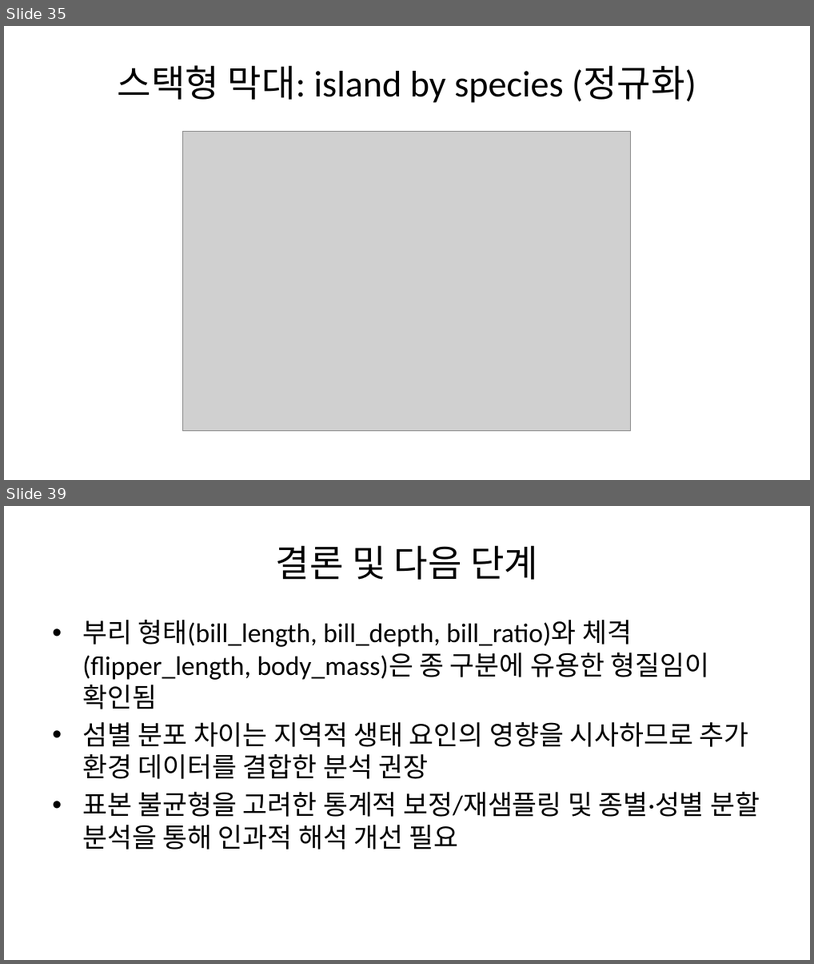
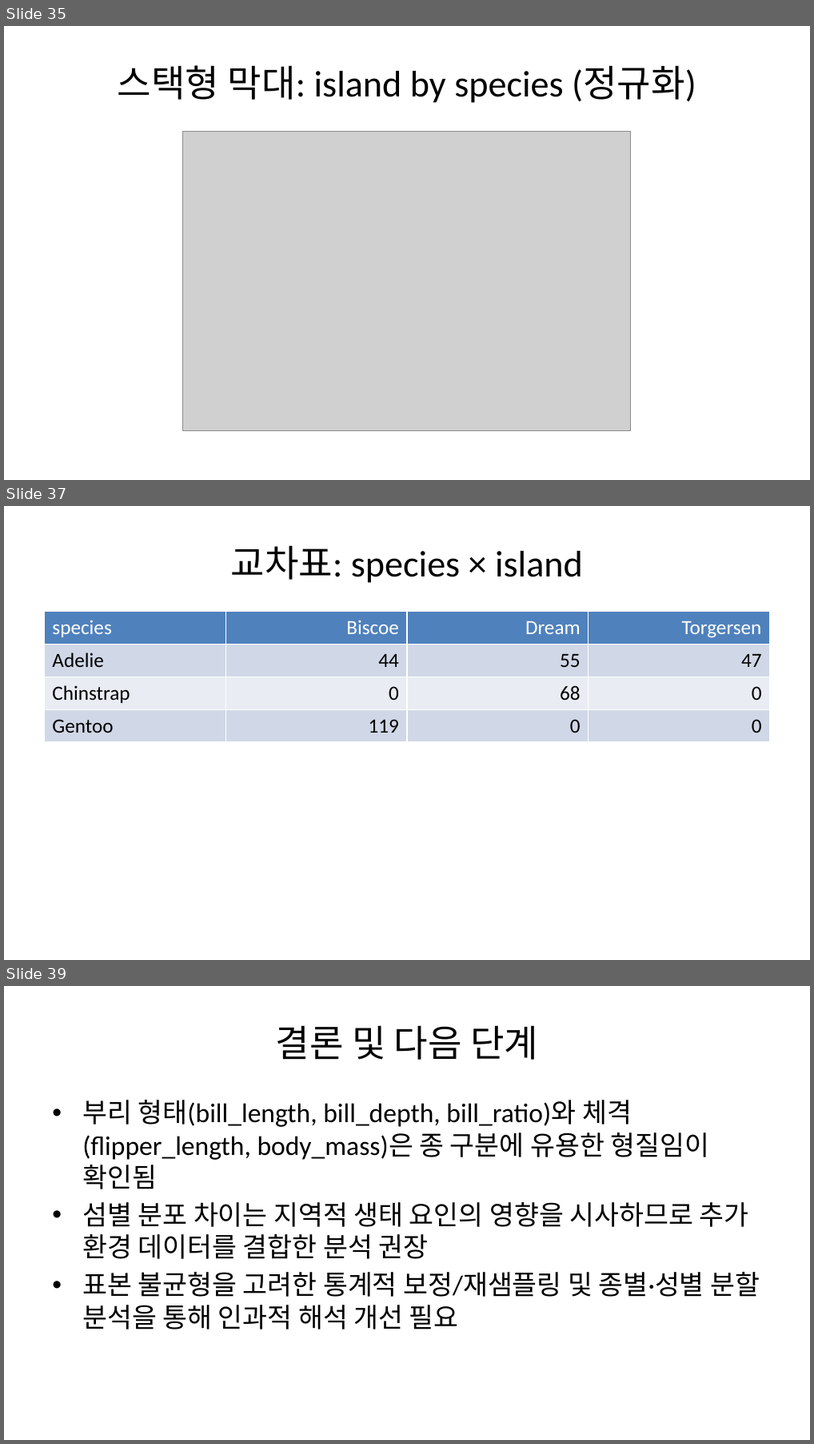
Before and after one commit to kimjuheyeon/icb_slide, a slide deck: penguins_slides.pptx. Shown one above the other, each under a label of ours: slides 35 and 39 before the commit, slides 35, 37 and 39 after it; the slides between them are not shown. The pictures are 814x964 and 814x1444 pixels, drawn with LibreOffice and Linux fonts; fonts in the diff are those of the drawing; grey boxes stand for pictures. Boxes give left, top, right and bottom in pixels: in the first picture for what was removed or moved away, otherwise in the second. Text is boxed around its words. In the diff, an @@ line names an element or a change of style, - is before the commit and + after.

```diff
--- a/penguins_slides.pptx
+++ b/penguins_slides.pptx
@@ slide 37 added at (4,506,810,960), background #FFFFFF @@
@@ title added at (231,545,583,583), 33 pt, text #000000 @@
+교차표: species × island
@@ table added at (44,612,770,911), 4 rows, 4 columns @@
+species | Biscoe | Dream | Torgersen
+Adelie | 44 | 55 | 47
+Chinstrap | 0 | 68 | 0
+Gentoo | 119 | 0 | 0
```
Also in this commit, not shown: 16 slides changed, 1 other slide added, 3 slides removed, 1 other file.
